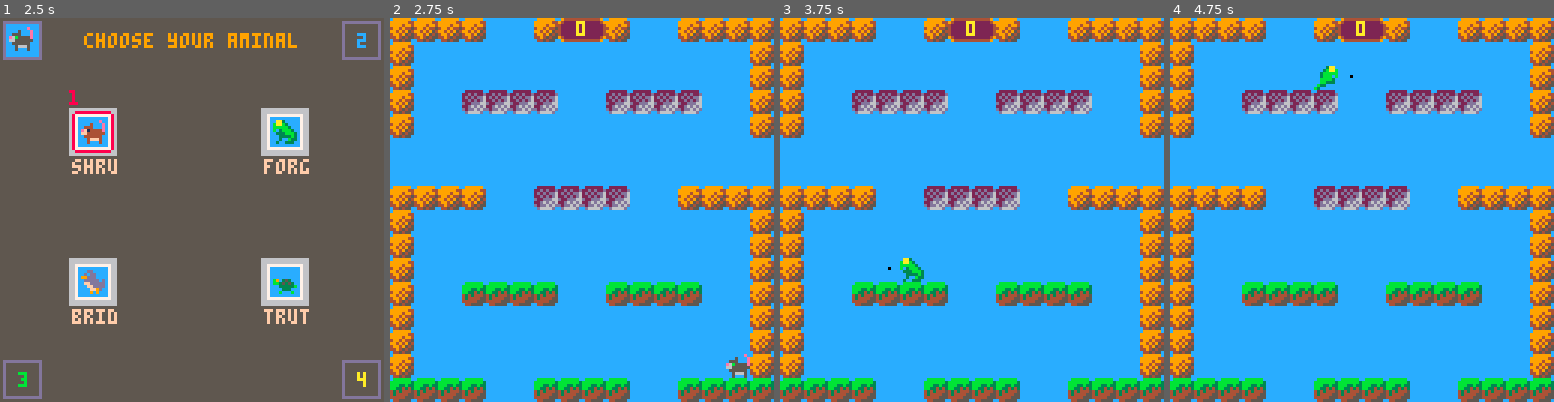
Above: before the commit, frames 1-4 (left to right).
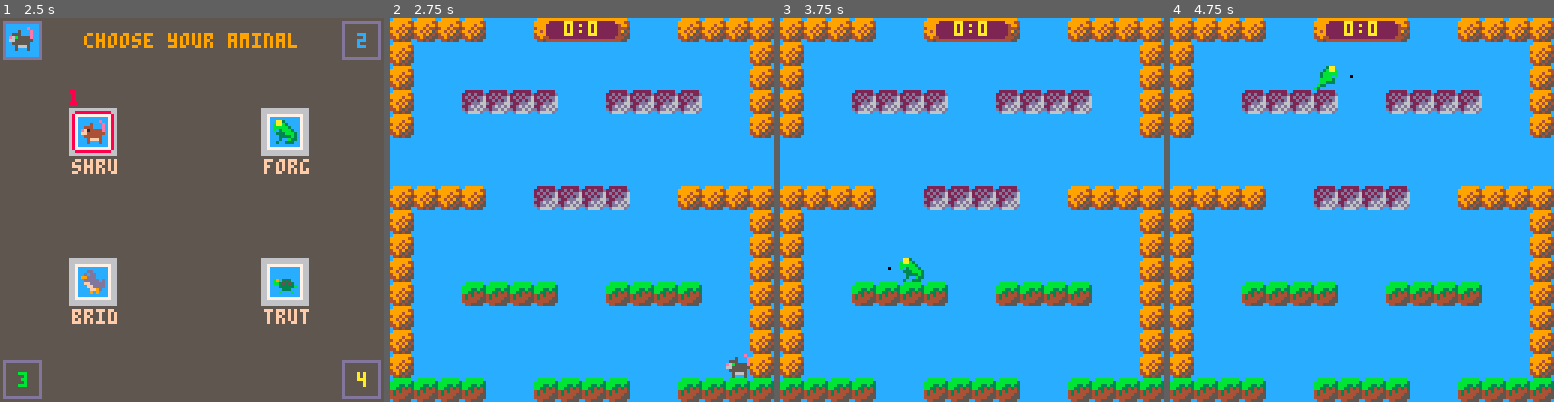
Above: after the commit, the same moments.

Repository: sealgair/aminals
Game: PICO-8 cartridge game.p8
Same seed, same stepped clock (60 frames per second), same inputs: the game is played once before the commit and once after it.
Inputs:
- Up to frame 1 (2.5 s): tap O (Z key) at 0.33, 0.7, 1.43, 2.22 s; tap X (X key) at 1.07, 2.07, 2.4 s; hold Left 1.97-2.37 s; hold Down from 2.42 s (still down)
- Up to frame 2 (2.75 s): keep holding Down; tap X (X key) at 2.73 s
- Up to frame 3 (3.75 s): release Down at 2.82 s; hold Right 2.87-3.53 s; tap X (X key) at 3.07, 3.4, 3.73 s; tap O (Z key) at 3.1 s; hold Up from 3.58 s (still down)
- Up to frame 4 (4.75 s): tap O (Z key) at 3.98 s; tap X (X key) at 4.07, 4.4, 4.73 s; release Up at 4.08 s; hold Right 4.13-4.53 s; hold Down from 4.58 s (still down)

Frame 1 is identical in both runs. In frame 2, 0.8% of the frame differs, in the area x 39-61%, y 0-7%; in frame 3, 0.8%; in frame 4, 0.8%.

Commit message:
switch between timed & point match

Diff:
--- a/game.p8
+++ b/game.p8
@@ -44,14 +44,14 @@
 00ffdddd00ffdddd00ffddd0000fdd2d0dddff0090ffddddddddddd0000000000000000000000000000000000000000000aa44aa00aa44aa00004aa004aaa0aa
 000ff9d0000f9dd0000ffddd0000dfdd99dd0000000ff9d0dd9ffddd000000000000000000000000000000000000000000000aaa00000aaa000aaaa000aa644a
 00090900000090000000ffdd0000000090000000000909000dddffdd0000000000000000000000000000000000000000000099a0000099a00999aa000006aa40
-0bbbbbb0099999900ffffff000000000000000000000000000000000000000000000000000000000000000000000000000000000000000000944444444444490
-bbbbbbb399999944f44f44f400000000000000000000000000000000000000000000000000000000000000000000000000000000000000009422222222222249
-bbb33b3399994994ff44f44500000000000000000000000000000000000000000000000000000000000000000000000000000000000000004222222222222224
-bb334343499494454f444f4400000000000000000000000000000000000000000000000000000000000000000000000000000000000000004222222222222224
-434344459949495444f4454500000000000000000000000000000000000000000000000000000000000000000000000000000000000000004222222222222224
-4344445549949545f444f45500000000000000000000000000000000000000000000000000000000000000000000000000000000000000004222222222222224
-44444555449454554f454f4500000000000000000000000000000000000000000000000000000000000000000000000000000000000000009422222222222249
-04455550044545500454555000000000000000000000000000000000000000000000000000000000000000000000000000000000000000000944444444444490
+0bbbbbb0099999900ffffff000000000000000000000000000000000000000000000000000000000000000000000000000009999999999999999999999990000
+bbbbbbb399999944f44f44f400000000000000000000000000000000000000000000000000000000000000000000000000099222222222222222222222299000
+bbb33b3399994994ff44f44500000000000000000000000000000000000000000000000000000000000000000000000000092222222222222222222222224000
+bb334343499494454f444f4400000000000000000000000000000000000000000000000000000000000000000000000000092222222222222222222222224000
+434344459949495444f4454500000000000000000000000000000000000000000000000000000000000000000000000000092222222222222222222222224000
+4344445549949545f444f45500000000000000000000000000000000000000000000000000000000000000000000000000092222222222222222222222224000
+44444555449454554f454f4500000000000000000000000000000000000000000000000000000000000000000000000000044222222222222222222222244000
+04455550044545500454555000000000000000000000000000000000000000000000000000000000000000000000000000004444444444444444444444440000
 02222220066666600000000000000000000000000000000000000000000000000000000000000000000000000000000000000000000000000000000000000000
 22d2d22d6666656500000000000000000000000000000000000000000000000000000000000000000000000000000000000000000000000000000000000a0000
 2d2d2dd666565655000000000000000000000000000000000000000000000000000000000000000000000000000000000000000000000000000000000000a00a
--- a/main.lua
+++ b/main.lua
@@ -1,4 +1,5 @@
 matchend = 10
+pointsmatch = true -- otherwise time
 highscore_idle = 120
 
 flags = {
@@ -14,20 +15,34 @@
 -- menu items
 
 function initmenu()
-  local matchpoints = {5, 10, 20, 50}
-  menuitem(1, matchend .." point match", function(mask)
+  local matchtypemap = {
+    [true] =  {5,  10, 20, 50}, -- points
+    [false] = {1,  3,  5,  10}, -- minutes
+  }
+  local mtype = "minute"
+  if (pointsmatch) mtype = "point"
+  menuitem(1, matchend.." "..mtype.." match", function(mask)
     local l = mask & 1 > 0
     local r = mask & 2 > 0
-    local i = find(matchpoints, matchend) or 2
+    local x = mask & 16 > 0
+
+    local matchvals = matchtypemap[pointsmatch]
+    local i = find(matchvals, matchend) or 2
+    if x then
+      pointsmatch = not pointsmatch
+      matchvals = matchtypemap[pointsmatch]
+      matchend = matchvals[i]
+    end
+
     if (l) i -= 1
     if (r) i += 1
-    i = wrap(1, i, #matchpoints)
-    matchend = matchpoints[i]
+    i = wrap(1, i, #matchvals)
+    matchend = matchvals[i]
     savesettings()
     initmenu()
+    return true
   end)
 end
-initmenu()
 
 menuitem(2, "clear high scores", function(mask)
   if (mask & 0b00001) clearscores()
@@ -242,8 +257,15 @@
   for i, o in pairs(self.objects) do
     o:draw()
   end
-  spr(78, 56, 0, 2, 1)
-  printc(matchend - self.score, 64, 1, 10)
+  spr(76, 48, 0, 4, 1)
+  local s
+  if (pointsmatch) then
+    s = matchend - self.score
+  else
+    local time = matchend * 60 - self.clock
+    s = flr(time / 60) .. ":" .. flr(time % 60)
+  end
+  printc(s, 64, 1, 10)
 end
 
 
@@ -473,11 +495,15 @@
 -- game settings
 
 function savesettings()
-  dset(63, matchend)
+  local mv = matchend
+  if (not pointsmatch) mv *= -1
+  dset(63, mv)
 end
 
 function loadsettings()
-  matchend = dget(63)
+  mv = dget(63)
+  pointsmatch = mv > 0
+  matchend = abs(mv)
 end
 
 -- system callbacks
@@ -485,6 +511,7 @@
 function _init()
   initscores()
   loadsettings()
+  initmenu()
   gamestate = playerselect
 end
 
